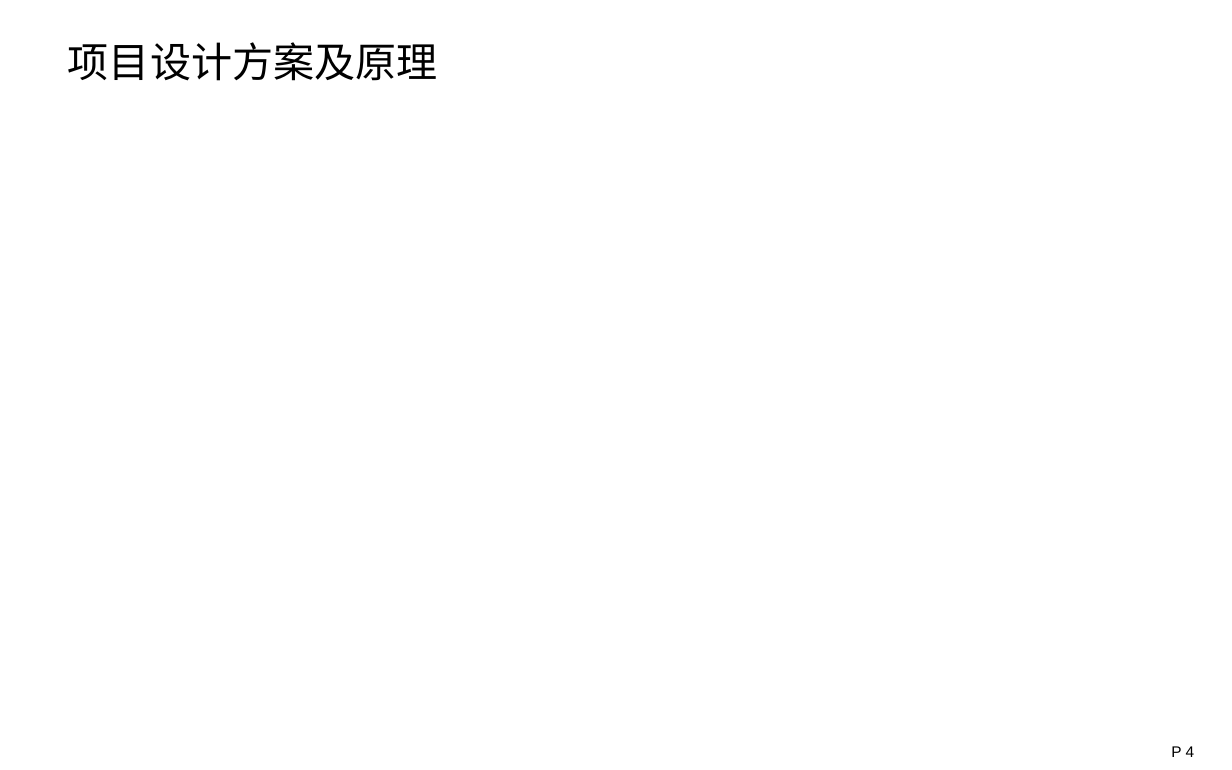
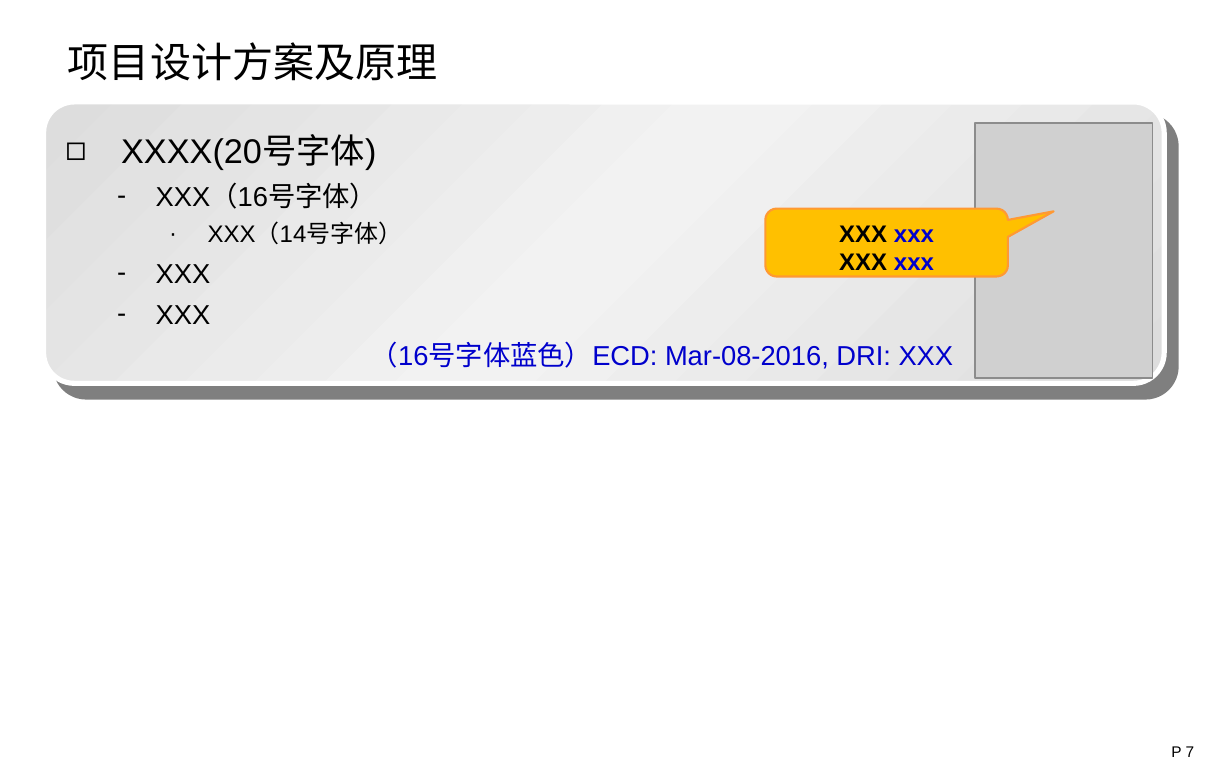
Before and after one commit to XiaosuLiao/p_course, a slide deck: slide 7 of Python课件.pptx (slide 4 before the commit). Drawn at 1232x770 pixels with LibreOffice and Linux fonts; fonts in the diff are those of the drawing; grey boxes stand for pictures; background and template pictures are left out. Boxes give left, top, right and bottom in pixels: in the first picture for what was removed or moved away, otherwise in the second. Text is boxed around its words. In the diff, an @@ line names an element or a change of style, - is before the commit and + after.

```diff
--- a/Python课件.pptx
+++ b/Python课件.pptx
@@ rounded rectangle added at <box>43,102,1164,383</box>, fill gradient #DDDDDD to #F3F3F3, outline #FFFFFF 3 pt @@
@@ text added at <box>121,136,954,369</box>, 16 pt, text #000000 @@
+◻ XXXX(20号字体)
+  – XXX（16号字体）
+    · XXX（14号字体）
+  – XXX
+  – XXX
+（16号字体蓝色）ECD: Mar-08-2016, DRI: XXX
@@ picture added at <box>975,123,1152,378</box> @@
@@ rounded speech box added at <box>765,208,1008,276</box>, fill #FFC000, outline #FF9933 1.25 pt, 14 pt, text #000000, bold @@
+XXX xxx
+XXX xxx
@@ page number at <box>1171,746,1195,757</box>: text changed @@
-P 4
+P 7
```
Also in this commit, not shown: 3 other slides changed, 3 slides added, 2 other files.
